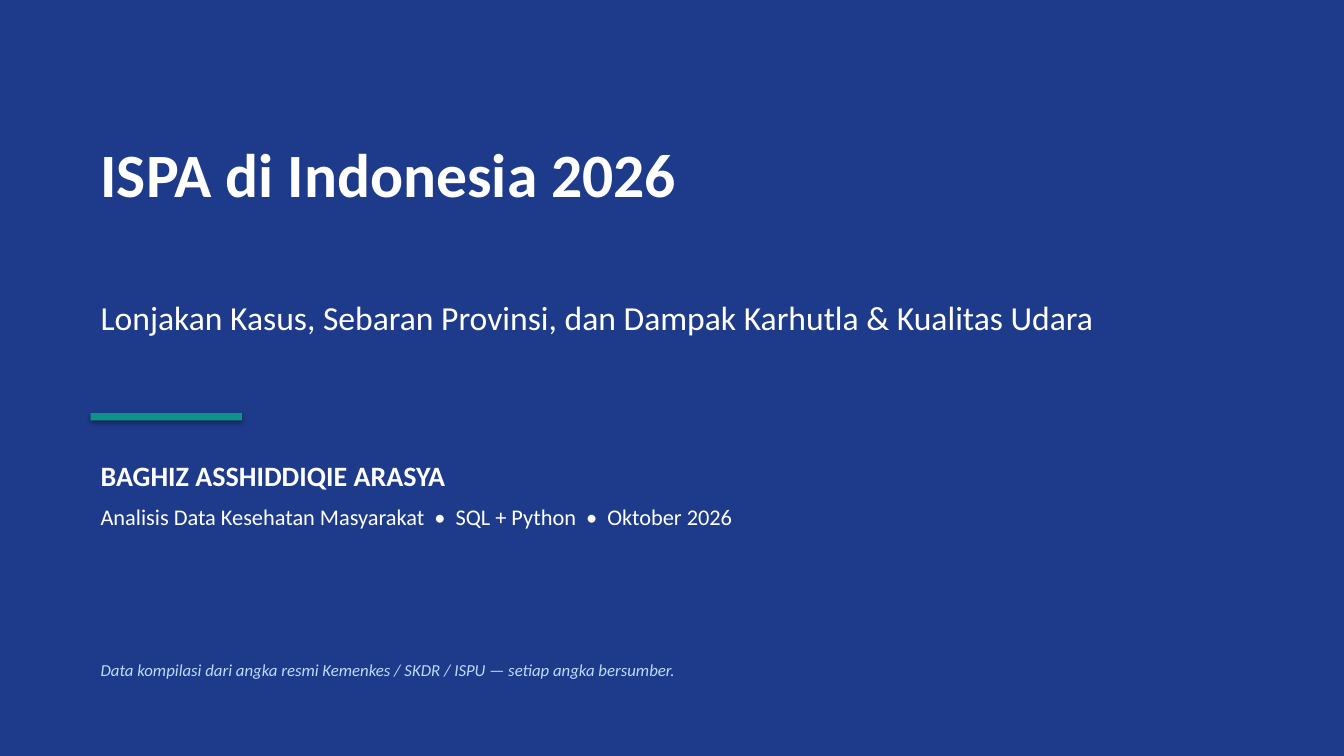
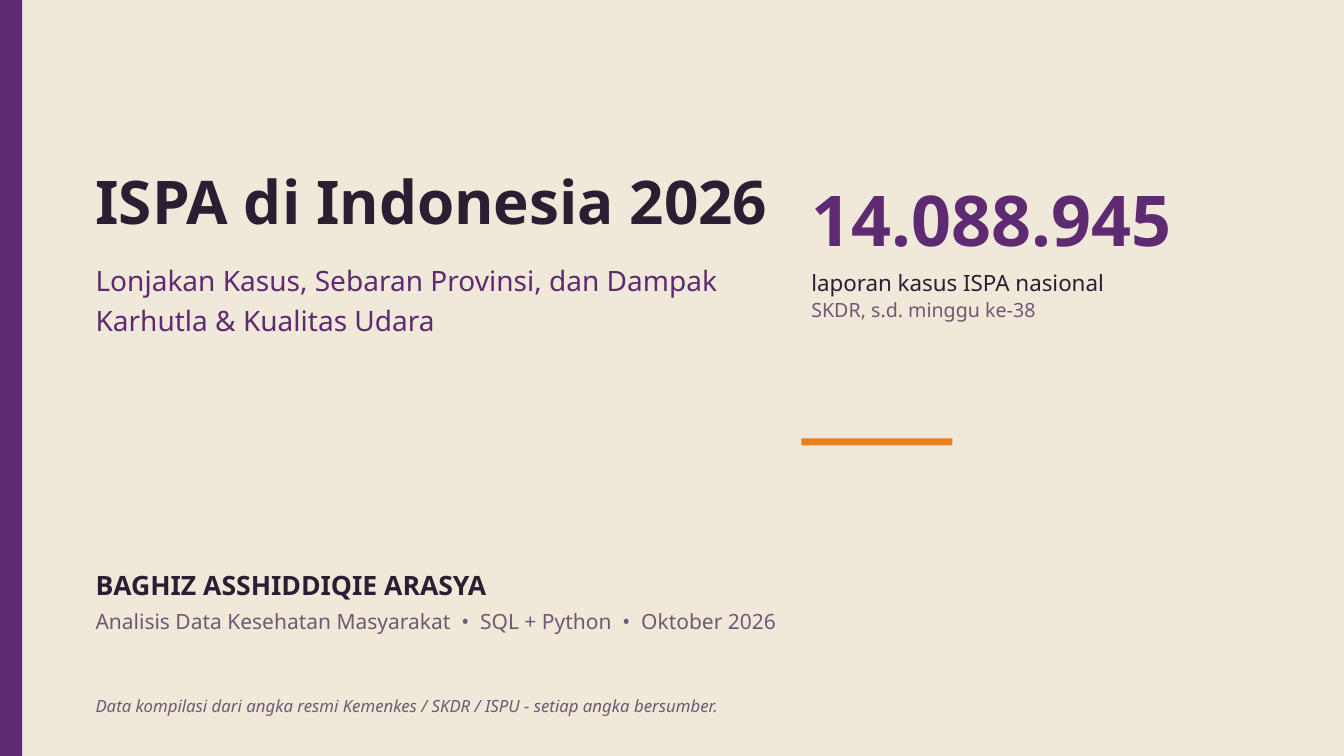
Before and after one commit to baghizash/ispa-indonesia-2026-analysis, a slide deck: slide 1 of Portofolio-Analisis-ISPA-Indonesia.pptx. Drawn at 1344x756 pixels with LibreOffice and Linux fonts; fonts in the diff are those of the drawing. Boxes give left, top, right and bottom in pixels: in the first picture for what was removed or moved away, otherwise in the second. Text is boxed around its words. In the diff, an @@ line names an element or a change of style, - is before the commit and + after.

```diff
--- a/Portofolio-Analisis-ISPA-Indonesia.pptx
+++ b/Portofolio-Analisis-ISPA-Indonesia.pptx
@@ background #1E3A8A to #F0E8D8 @@
@@ rectangle added at (0, 0, 22, 756), fill #5E2A72 @@
@@ text "ISPA di Indonesia 2026": place and size @@
-text "ISPA di Indonesia 2026" at (101, 306, 1093, 336)
+text "ISPA di Indonesia 2026" at (96, 178, 768, 332)
@@ text at (96, 178, 768, 225): paragraph added @@
+ISPA di Indonesia 2026
@@ text removed at (101, 153, 676, 198) @@
-ISPA di Indonesia 2026
@@ text added at (811, 195, 1171, 322), 16 pt, text #2A1E33 @@
+14.088.945
+laporan kasus ISPA nasional
+SKDR, s.d. minggu ke-38
@@ text at (96, 269, 717, 332): size 24 to 20 pt, font Calibri to Noto Sans, text colour #FFFFFF to #5E2A72 in "Lonjakan Kasus, Sebaran Provinsi, dan Dampak Karhutla ..."; line spacing 1 to 1.2 @@
@@ rectangle removed at (91, 413, 242, 420) @@
@@ rectangle added at (802, 439, 953, 446), fill #EF7D1A @@
@@ text "BAGHIZ ASSHIDDIQIE ARASYA": place and size @@
-text "BAGHIZ ASSHIDDIQIE ARASYA" at (101, 467, 732, 529)
+text "BAGHIZ ASSHIDDIQIE ARASYA" at (96, 575, 776, 634)
@@ text "BAGHIZ ASSHIDDIQIE ARASYA" at (96, 575, 776, 634): size 20 to 19 pt, text colour #FFFFFF to #2A1E33 in "BAGHIZ ASSHIDDIQIE ARASYA"; font Calibri to Noto Sans; size 16 to 15 pt, text colour #FFFFFF to #6B5B74 in "Analisis Data Kesehatan Masyarakat • SQL + ..."; less space between paragraphs @@
@@ text at (96, 699, 718, 716): text changed; font Calibri to Noto Sans; text colour #BFDBFE to #6B5B74 @@
-Data kompilasi dari angka resmi Kemenkes / SKDR / ISPU — setiap angka bersumber.
+Data kompilasi dari angka resmi Kemenkes / SKDR / ISPU - setiap angka bersumber.
```
Also in this commit, not shown: 9 other slides changed.
